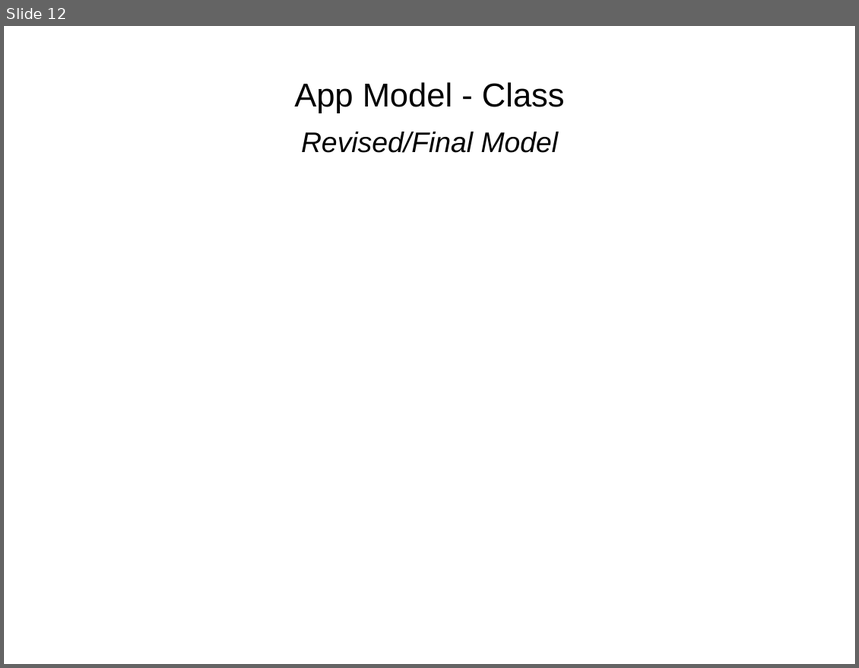
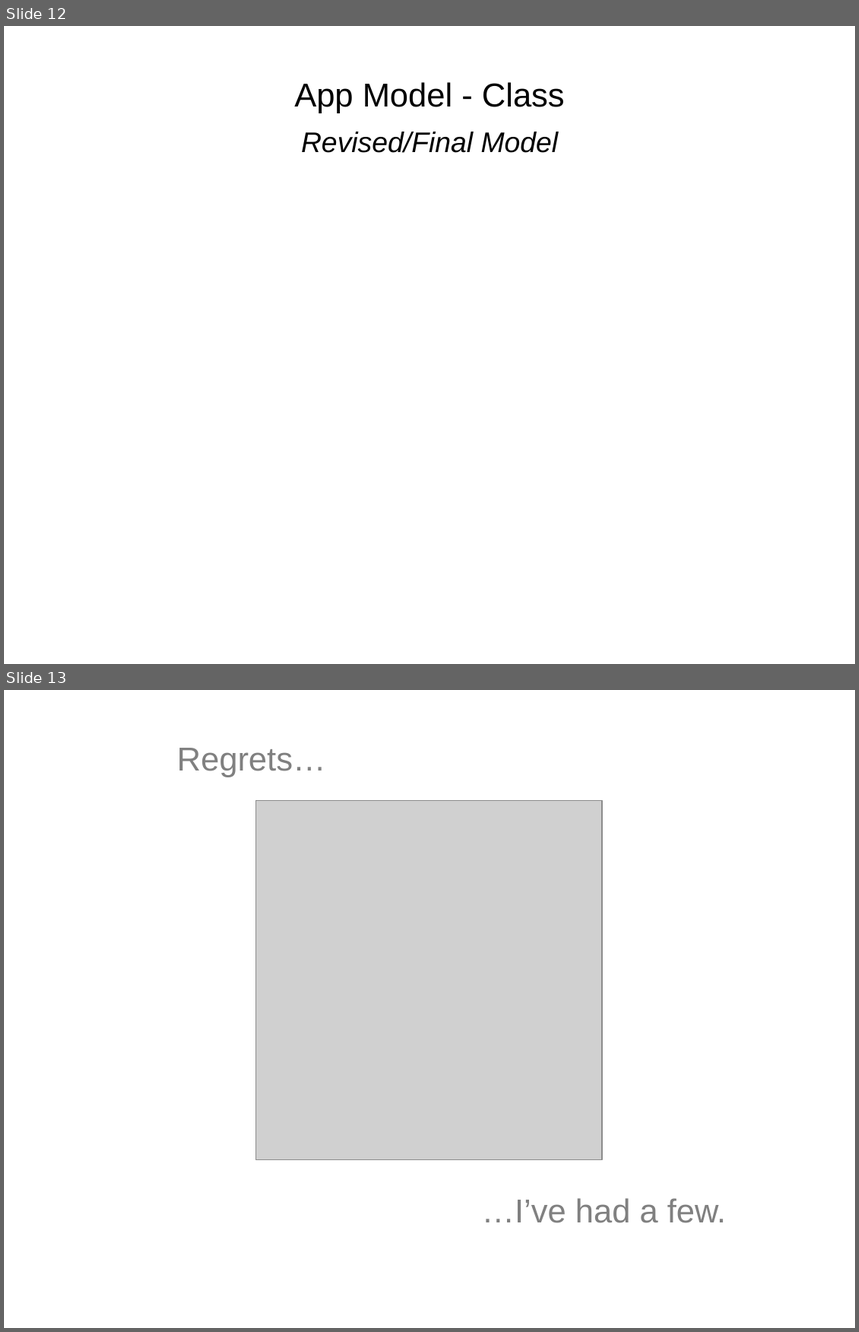
Before and after one commit to callum-anderson/gym_project, a slide deck: gym_project.pptx. Shown one above the other, each under a label of ours: slide 12 before the commit, slides 12 and 13 after it. The pictures are 859x668 and 859x1332 pixels, drawn with LibreOffice and Linux fonts; fonts in the diff are those of the drawing; grey boxes stand for pictures. Boxes give left, top, right and bottom in pixels: in the first picture for what was removed or moved away, otherwise in the second. Text is boxed around its words. In the diff, an @@ line names an element or a change of style, - is before the commit and + after.

```diff
--- a/gym_project.pptx
+++ b/gym_project.pptx
@@ slide 13 added at (4, 690, 855, 1328), background #FFFFFF @@
@@ title added at (177, 748, 326, 777), 28 pt, text #808080 @@
+Regrets…
@@ picture added at (256, 801, 602, 1160) @@
@@ text added at (482, 1198, 726, 1224), 28 pt, text #808080 @@
+…I’ve had a few.
```
Also in this commit, not shown: 1 other slide added, 5 other files.
